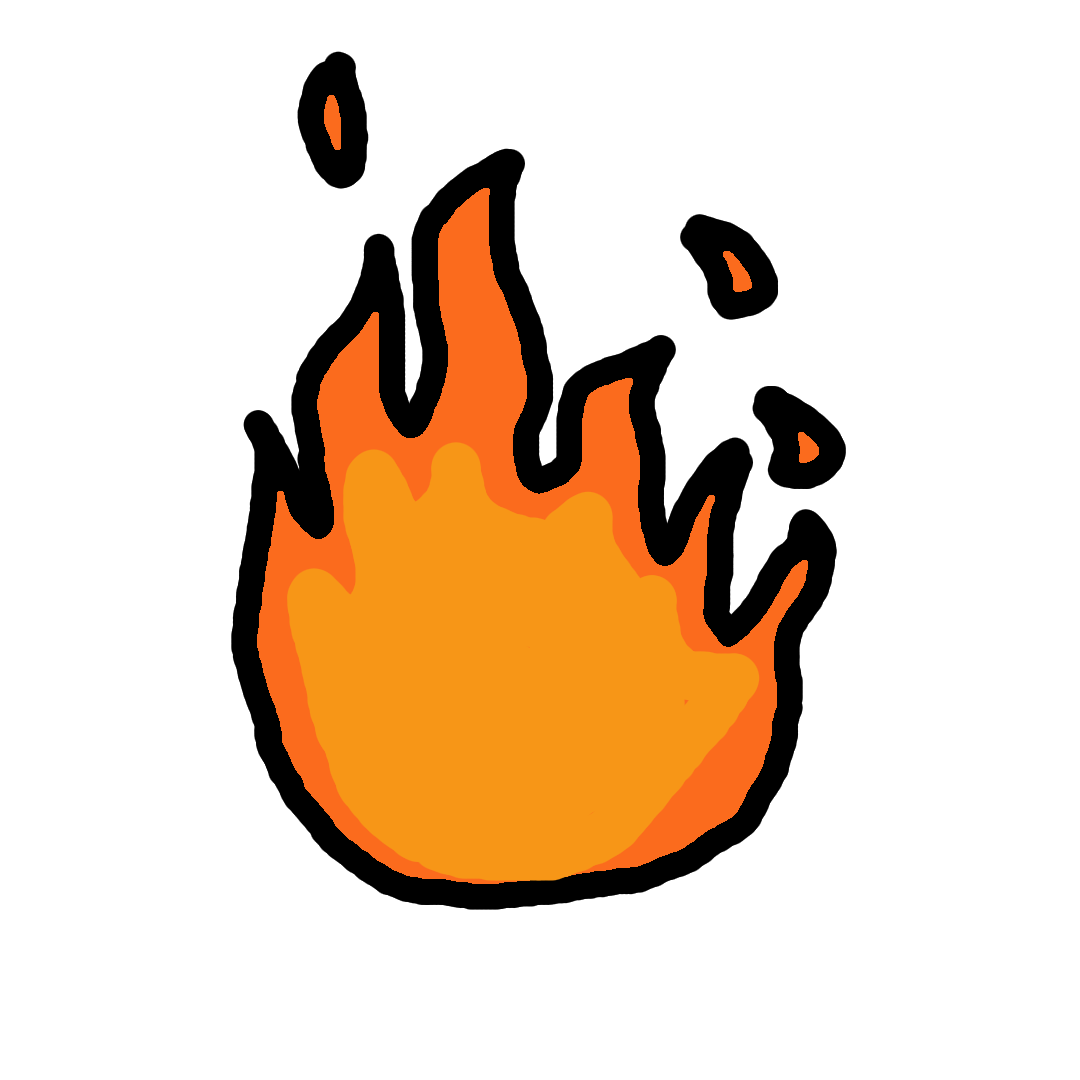
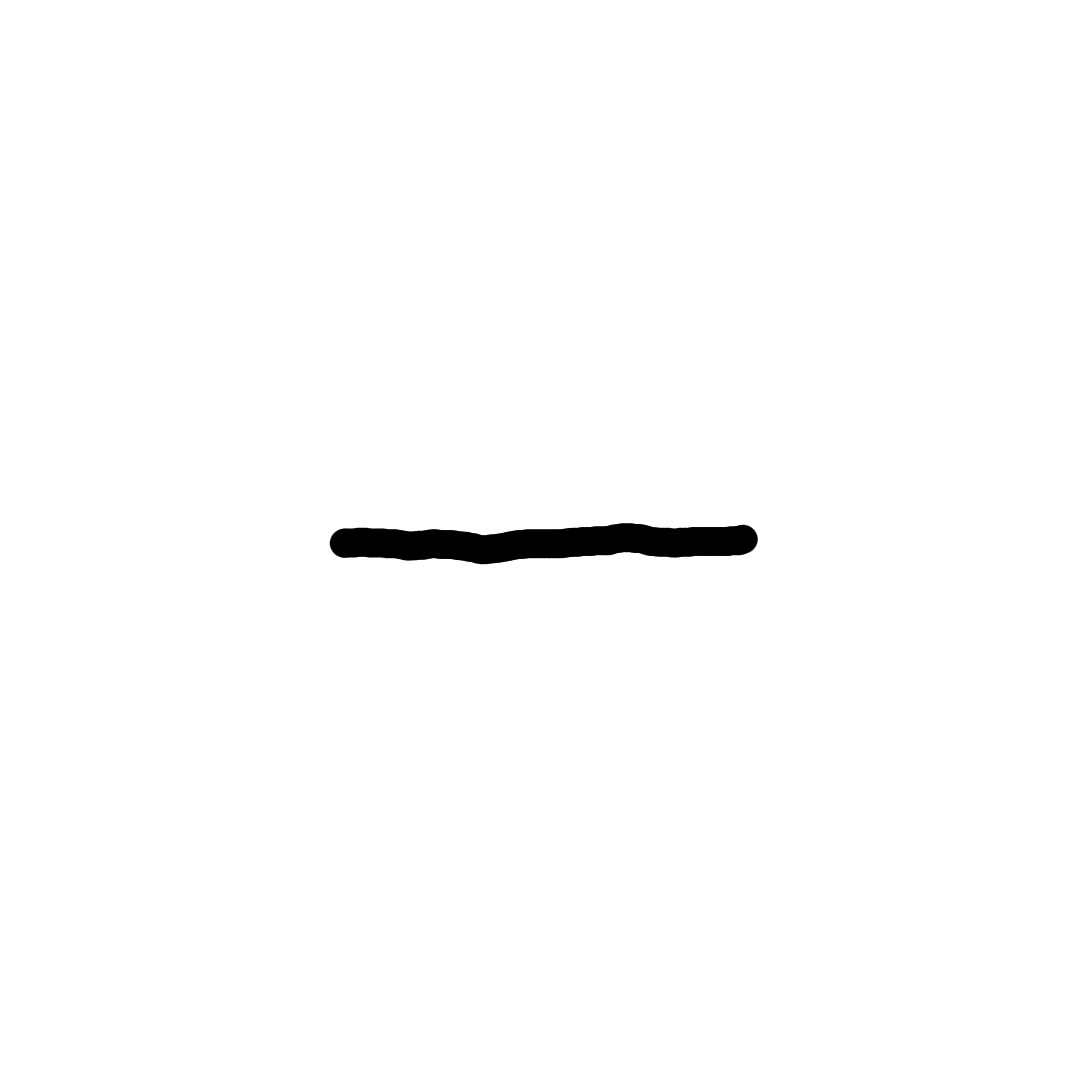
Layers edited between the first and the second 1080 x 1080 image:
hid "Flame", painted on it over left=231, top=128, right=846, bottom=910
showed "Static Objects", painted on it over left=231, top=51, right=846, bottom=910
